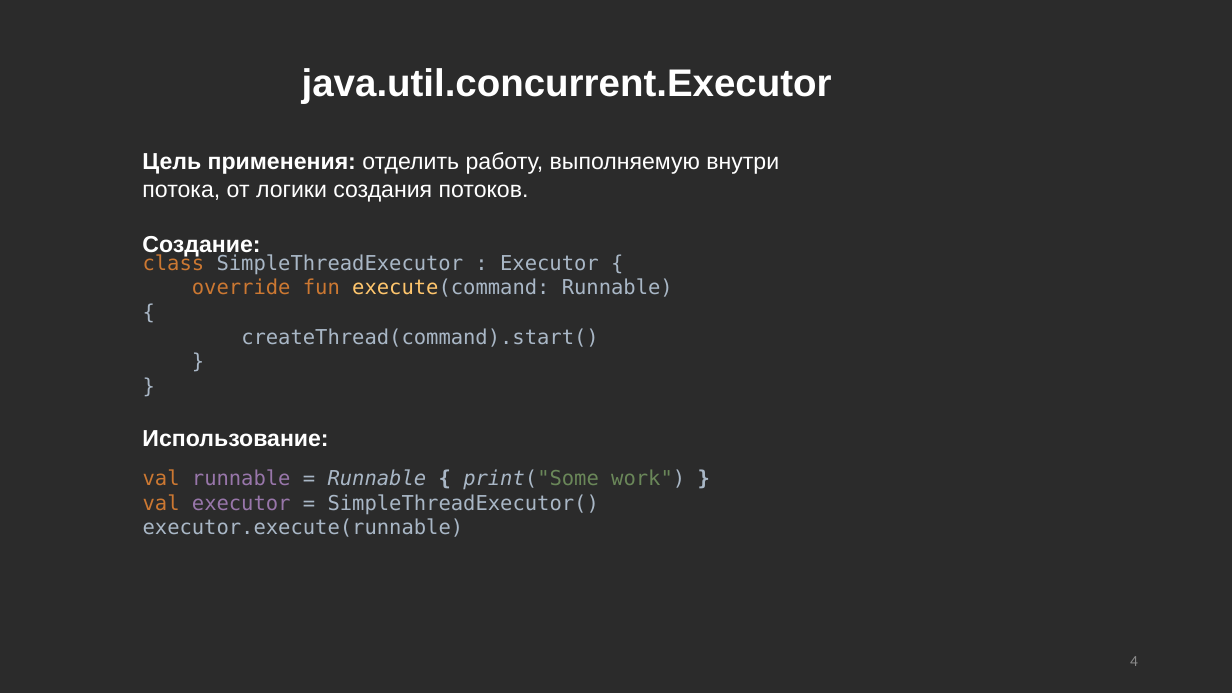
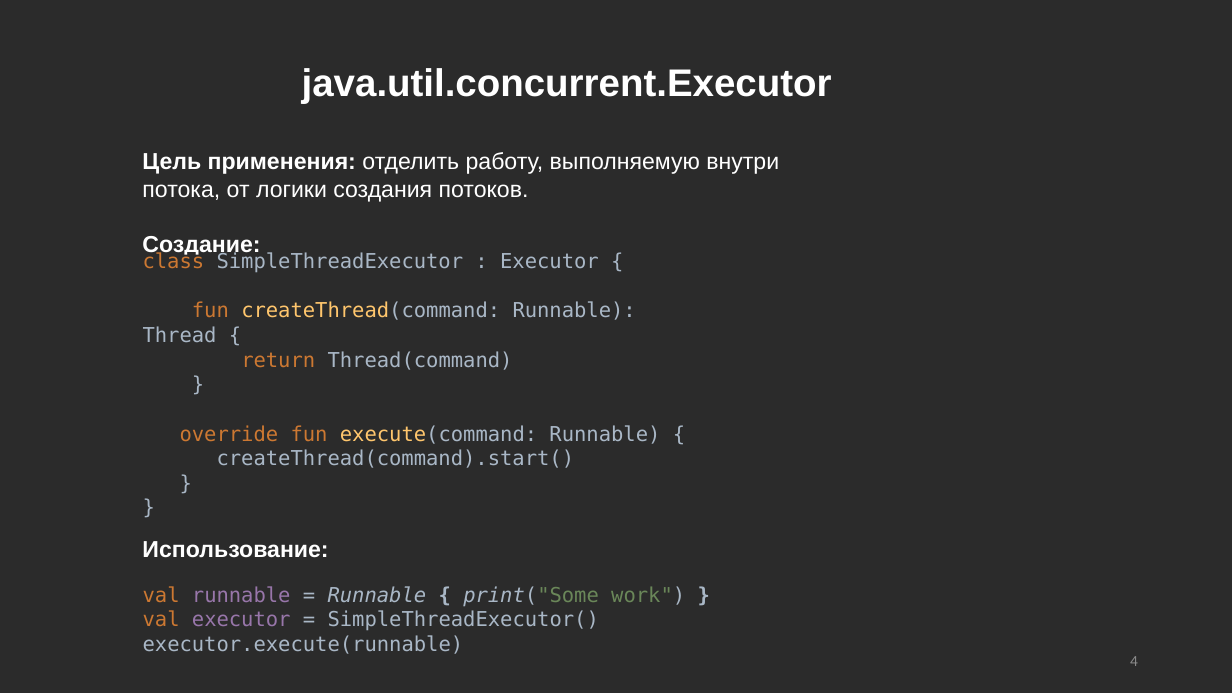
Before and after one commit to Andrey253/Multythread, a slide deck: slide 4 of Многопоточность.pptx. Drawn at 1232x693 pixels with LibreOffice and Linux fonts; fonts in the diff are those of the drawing. Boxes give left, top, right and bottom in pixels: in the first picture for what was removed or moved away, otherwise in the second. Text is boxed around its words. In the diff, an @@ line names an element or a change of style, - is before the commit and + after.

```diff
--- a/Многопоточность.pptx
+++ b/Многопоточность.pptx
@@ text "Цель применения: отделить работу, выполняемую ..." rewrapped from (142, 152, 779, 447) to (142, 152, 779, 258) @@
@@ text at (143, 252, 660, 468): text changed @@
-class SimpleThreadExecutor : Executor {
-override fun execute(command: Runnable) {
-createThread(command).start()
-}
-}
+class SimpleThreadExecutor : Executor {
+fun createThread(command: Runnable): Thread {
+return Thread(command)
+}
+override fun execute(command: Runnable) {
+createThread(command).start()
+}
+}
@@ text "val runnable = Runnable { ...": place and size @@
-text "val runnable = Runnable { ..." at (143, 469, 685, 537)
+text "val runnable = Runnable { ..." at (143, 586, 685, 654)
```
Also in this commit, not shown: 1 other slide changed, 2 slides added.
